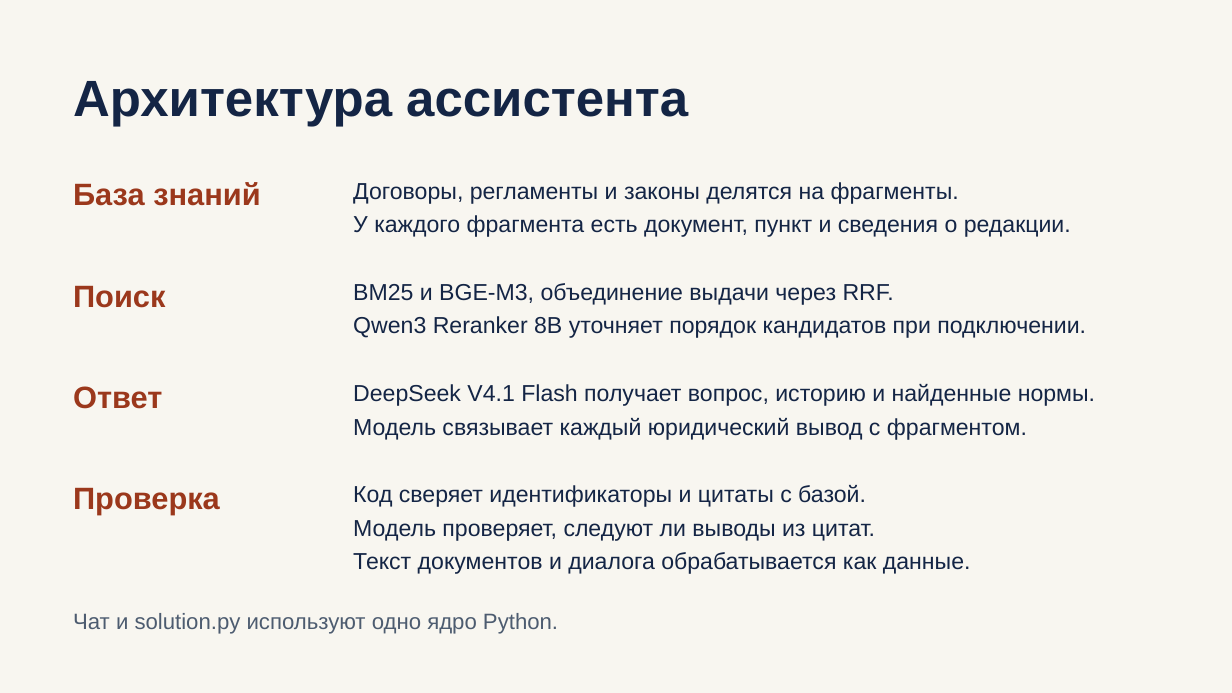
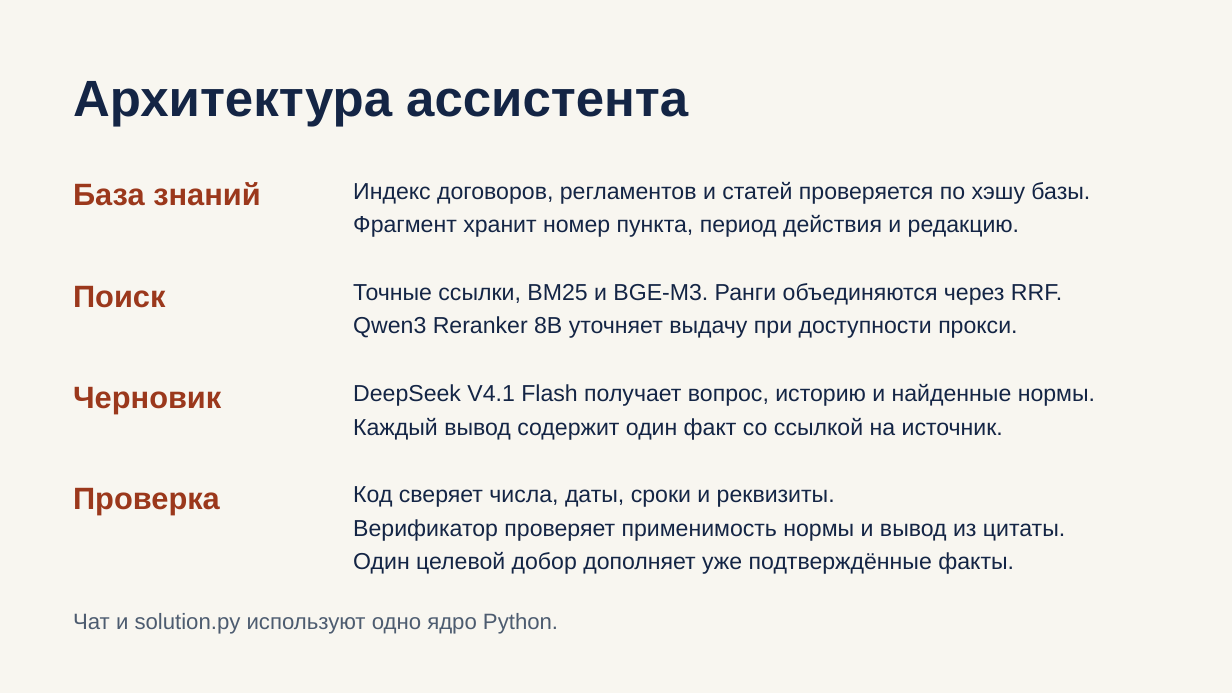
Before and after one commit to filipp880/Alfa-PSB, a slide deck: slide 3 of presentation.pptx. Drawn at 1232x693 pixels with LibreOffice and Linux fonts; fonts in the diff are those of the drawing. Boxes give left, top, right and bottom in pixels: in the first picture for what was removed or moved away, otherwise in the second. Text is boxed around its words. In the diff, an @@ line names an element or a change of style, - is before the commit and + after.

```diff
--- a/presentation.pptx
+++ b/presentation.pptx
@@ text at (x1=353, y1=182, x2=1090, y2=204): text changed @@
-Договоры, регламенты и законы делятся на фрагменты.
+Индекс договоров, регламентов и статей проверяется по хэшу базы.
@@ text at (x1=353, y1=215, x2=1019, y2=237): text changed @@
-У каждого фрагмента есть документ, пункт и сведения о редакции.
+Фрагмент хранит номер пункта, период действия и редакцию.
@@ text at (x1=353, y1=283, x2=1062, y2=305): text changed @@
-BM25 и BGE-M3, объединение выдачи через RRF.
+Точные ссылки, BM25 и BGE-M3. Ранги объединяются через RRF.
@@ text at (x1=353, y1=316, x2=1017, y2=338): text changed @@
-Qwen3 Reranker 8B уточняет порядок кандидатов при подключении.
+Qwen3 Reranker 8B уточняет выдачу при доступности прокси.
@@ text at (x1=73, y1=386, x2=221, y2=413): text changed @@
-Ответ
+Черновик
@@ text at (x1=353, y1=418, x2=1003, y2=440): text changed @@
-Модель связывает каждый юридический вывод с фрагментом.
+Каждый вывод содержит один факт со ссылкой на источник.
@@ text at (x1=353, y1=486, x2=835, y2=507): text changed @@
-Код сверяет идентификаторы и цитаты с базой.
+Код сверяет числа, даты, сроки и реквизиты.
@@ text at (x1=353, y1=519, x2=1065, y2=541): text changed @@
-Модель проверяет, следуют ли выводы из цитат.
+Верификатор проверяет применимость нормы и вывод из цитаты.
@@ text at (x1=353, y1=552, x2=1014, y2=574): text changed @@
-Текст документов и диалога обрабатывается как данные.
+Один целевой добор дополняет уже подтверждённые факты.
```
Also in this commit, not shown: 5 other slides changed, 26 other files.
